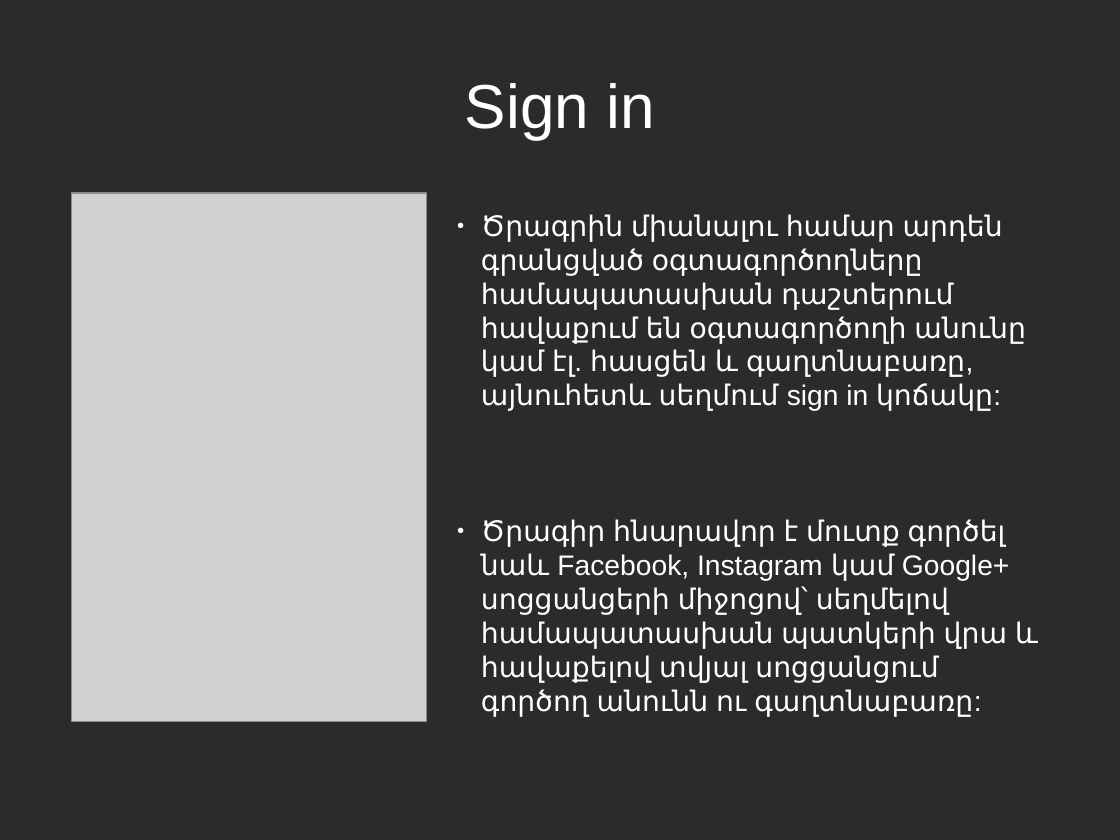
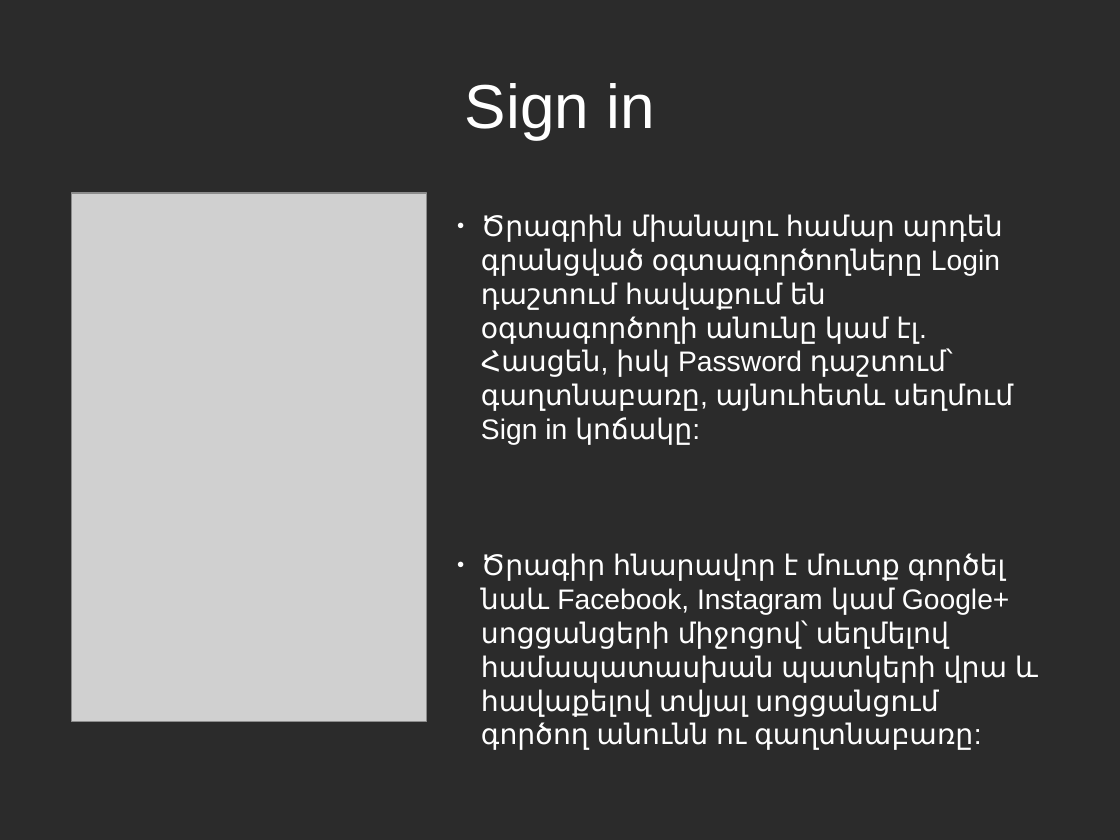
Before and after one commit to vanit-basic/instant_messenger, a slide deck: slide 4 of Documentation/Documentation.odp. Drawn at 1120x840 pixels with LibreOffice and Linux fonts; fonts in the diff are those of the drawing; grey boxes stand for pictures; background and template pictures are left out; a plain dark background stands for a picture behind light text. Boxes give left, top, right and bottom in pixels: in the first picture for what was removed or moved away, otherwise in the second. Text is boxed around its words. In the diff, an @@ line names an element or a change of style, - is before the commit and + after.

```diff
--- a/Documentation/Documentation.odp
+++ b/Documentation/Documentation.odp
@@ text at (481, 214, 1013, 445): text changed @@
-● Ծրագրին միանալու համար արդեն գրանցված օգտագործողները համապատասխան դաշտերում հավաքում են օգտագործողի անունը կամ էլ. հասցեն և գաղտնաբառը, այնուհետև սեղմում sign in կոճակը:
+● Ծրագրին միանալու համար արդեն գրանցված օգտագործողները Login դաշտում հավաքում են օգտագործողի անունը կամ էլ. Հասցեն, իսկ Password դաշտում՝ գաղտնաբառը, այնուհետև սեղմում Sign in կոճակը:
```
Also in this commit, not shown: 20 other slides changed.
